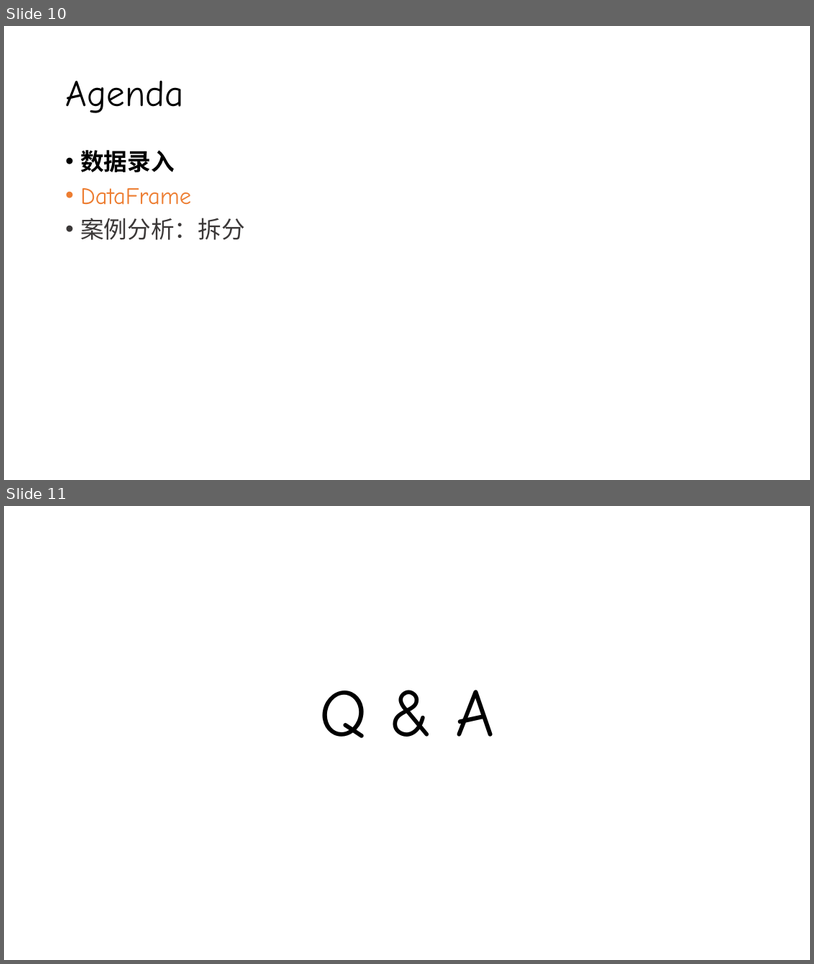
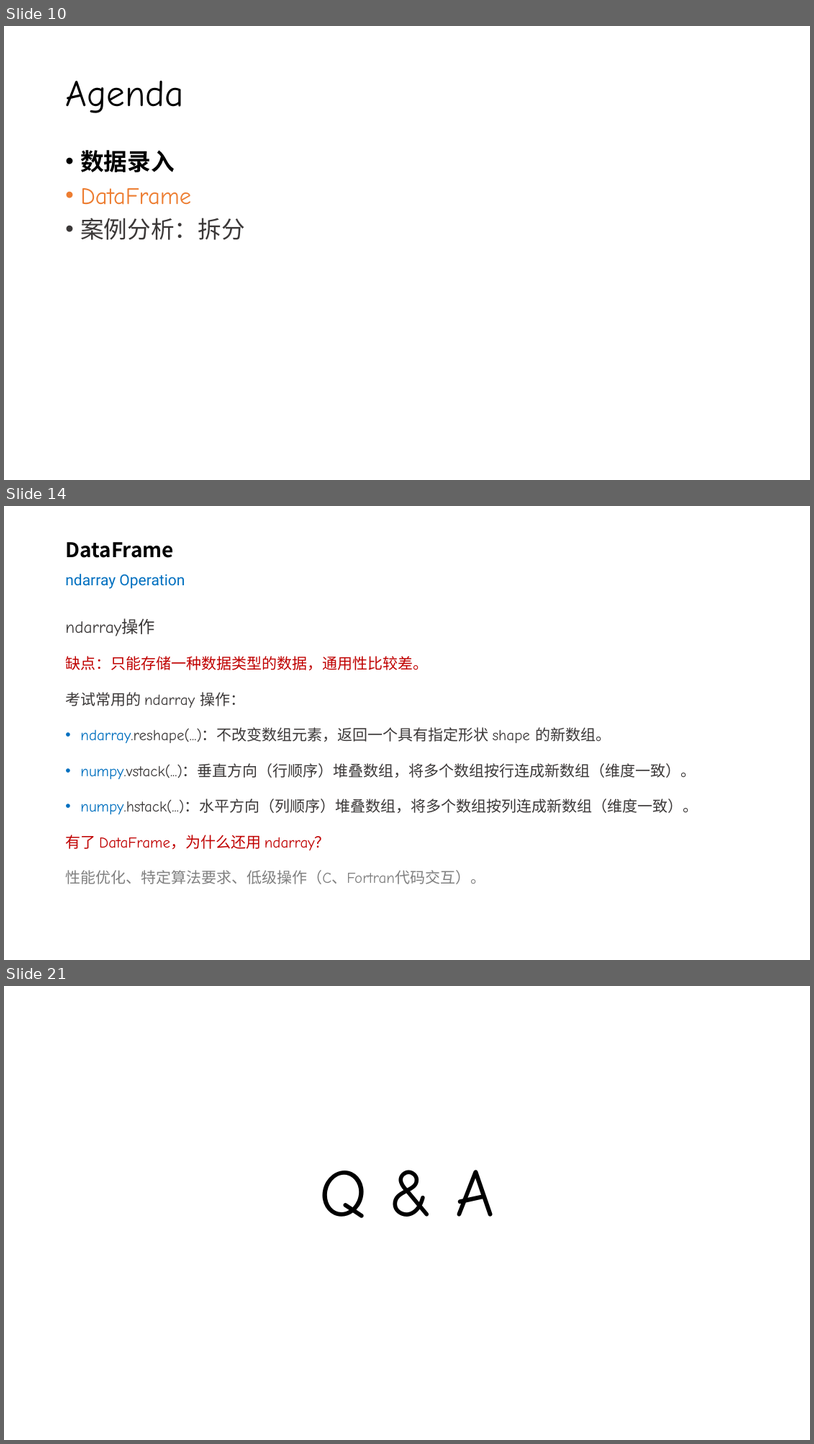
Before and after one commit to silentbalanceyh/cda-exam, a slide deck: ppt/02.二分类.pptx. Shown one above the other, each under a label of ours: slides 10 and 11 before the commit, slides 10, 14 and 21 after it; the slides between them are not shown. The pictures are 814x964 and 814x1444 pixels, drawn with LibreOffice and Linux fonts; fonts in the diff are those of the drawing; background and template pictures are left out. Boxes give left, top, right and bottom in pixels: in the first picture for what was removed or moved away, otherwise in the second. Text is boxed around its words. In the diff, an @@ line names an element or a change of style, - is before the commit and + after.

```diff
--- a/ppt/02.二分类.pptx
+++ b/ppt/02.二分类.pptx
@@ slide 14 added at (x1=4, y1=506, x2=810, y2=960), background #FFFFFF @@
@@ title added at (x1=65, y1=542, x2=185, y2=589), 18 pt, text #0070C0 @@
+DataFrame
+ndarray Operation
@@ text added at (x1=65, y1=618, x2=698, y2=884), 18 pt, text #3B3838 @@
+ndarray操作
+缺点：只能存储一种数据类型的数据，通用性比较差。
+考试常用的 ndarray 操作：
+• ndarray.reshape(...)：不改变数组元素，返回一个具有指定形状 shape 的新数组。
+• numpy.vstack(...)：垂直方向（行顺序）堆叠数组，将多个数组按行连成新数组（维度一致）。
+• numpy.hstack(...)：水平方向（列顺序）堆叠数组，将多个数组按列连成新数组（维度一致）。
+有了 DataFrame，为什么还用 ndarray？
+性能优化、特定算法要求、低级操作（C、Fortran代码交互）。
@@ what was slide 11 is now slide 21 @@
```
Also in this commit, not shown: 9 other slides added.
